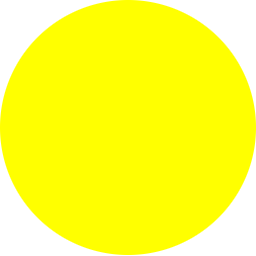
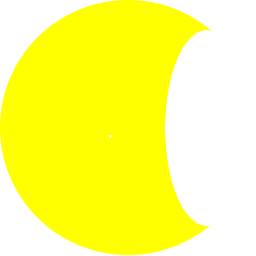
Two versions of the same layered image (256×256). Layer-by-layer changes:
renamed "pacman" to "pacman_right", painted on it over (109, 30, 256, 226)
